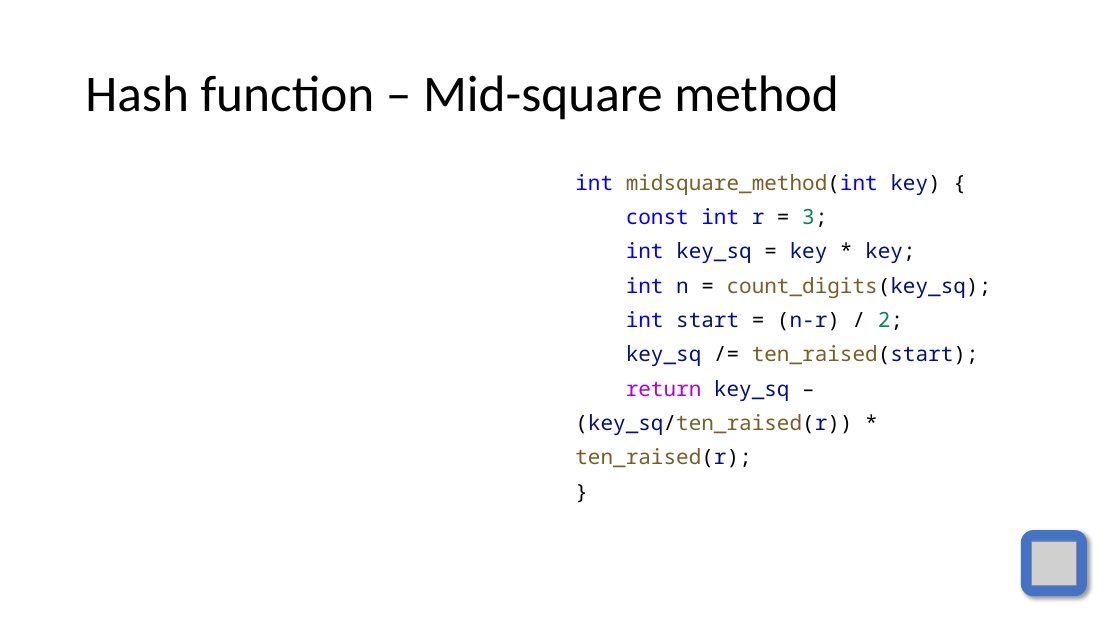
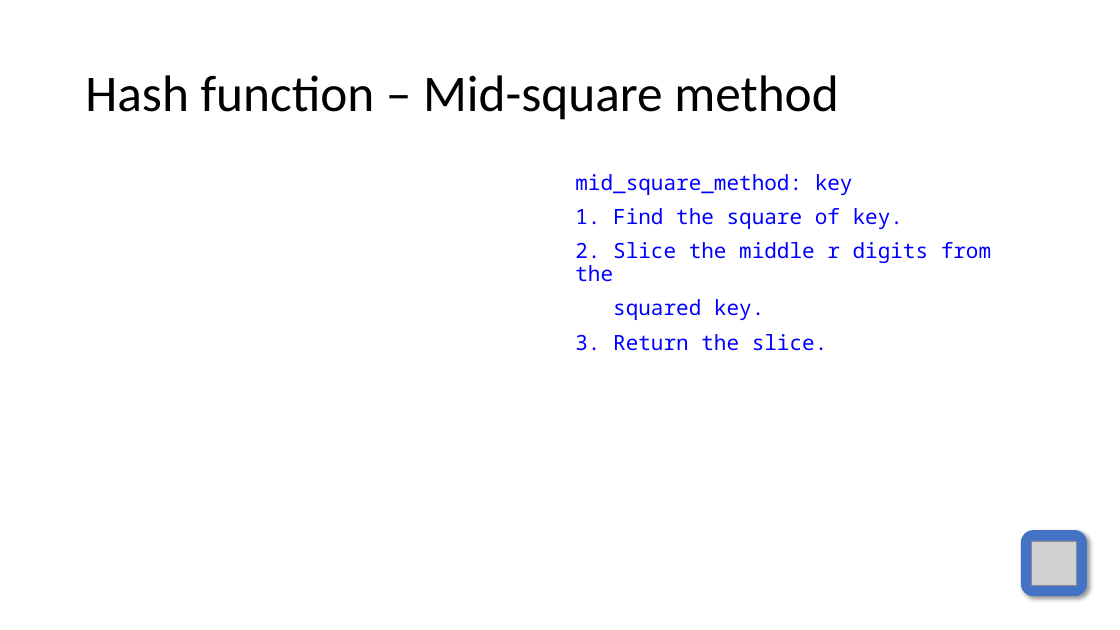
Before and after one commit to duskygloom/data_structures, a slide deck: slide 6 of hash_table_presentation/hashing.pptx. Drawn at 1120x630 pixels with LibreOffice and Linux fonts; fonts in the diff are those of the drawing; grey boxes stand for pictures. Boxes give left, top, right and bottom in pixels: in the first picture for what was removed or moved away, otherwise in the second. Text is boxed around its words. In the diff, an @@ line names an element or a change of style, - is before the commit and + after.

```diff
--- a/hash_table_presentation/hashing.pptx
+++ b/hash_table_presentation/hashing.pptx
@@ text at box(575, 174, 991, 351): text changed; text colour #795E26 to #0000FF @@
-int midsquare_method(int key) {
-const int r = 3;
-int key_sq = key * key;
-int n = count_digits(key_sq);
-int start = (n-r) / 2;
-key_sq /= ten_raised(start);
-return key_sq –
-(key_sq/ten_raised(r)) *
-ten_raised(r);
-}
+mid_square_method: key
+1. Find the square of key.
+2. Slice the middle r digits from the
+squared key.
+3. Return the slice.
```
Also in this commit, not shown: 4 other slides changed, 5 other files.
